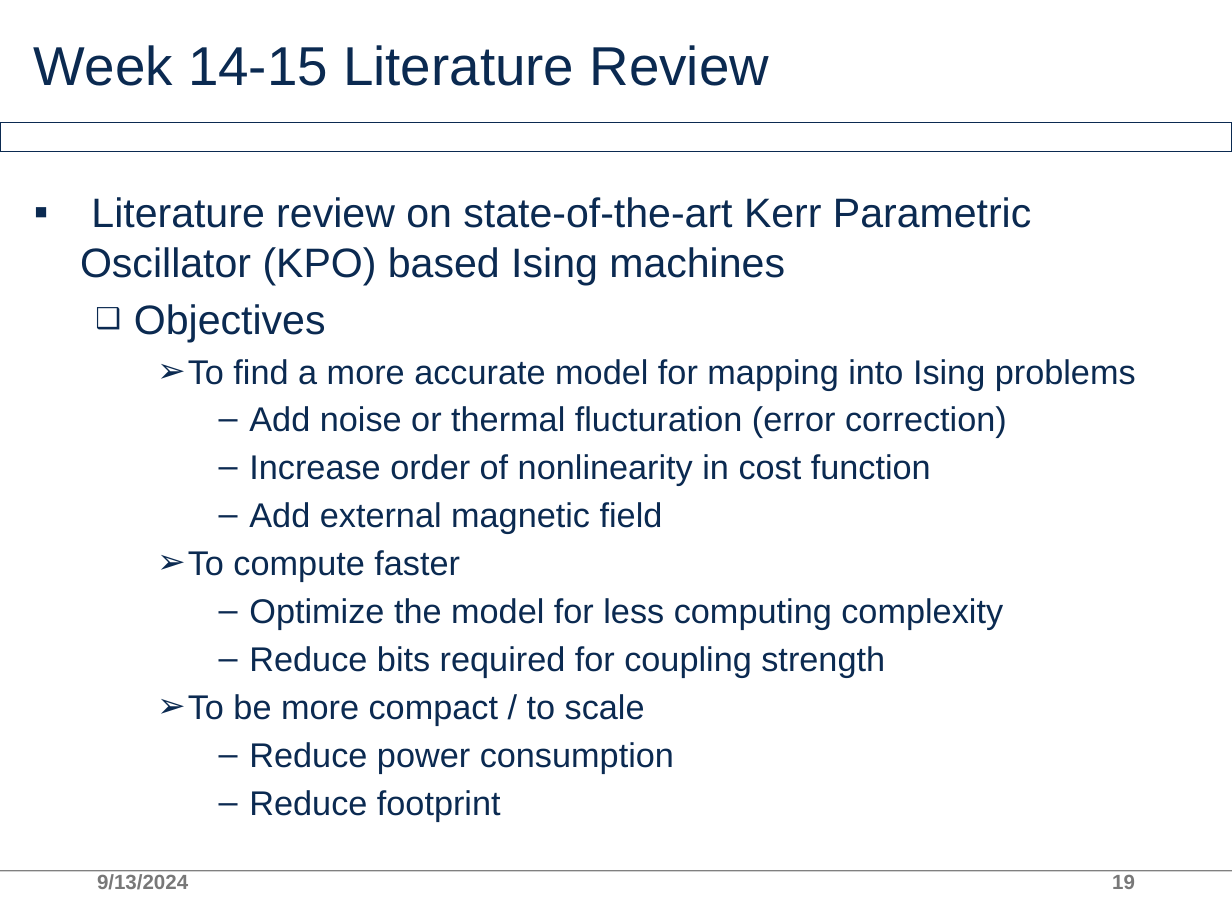
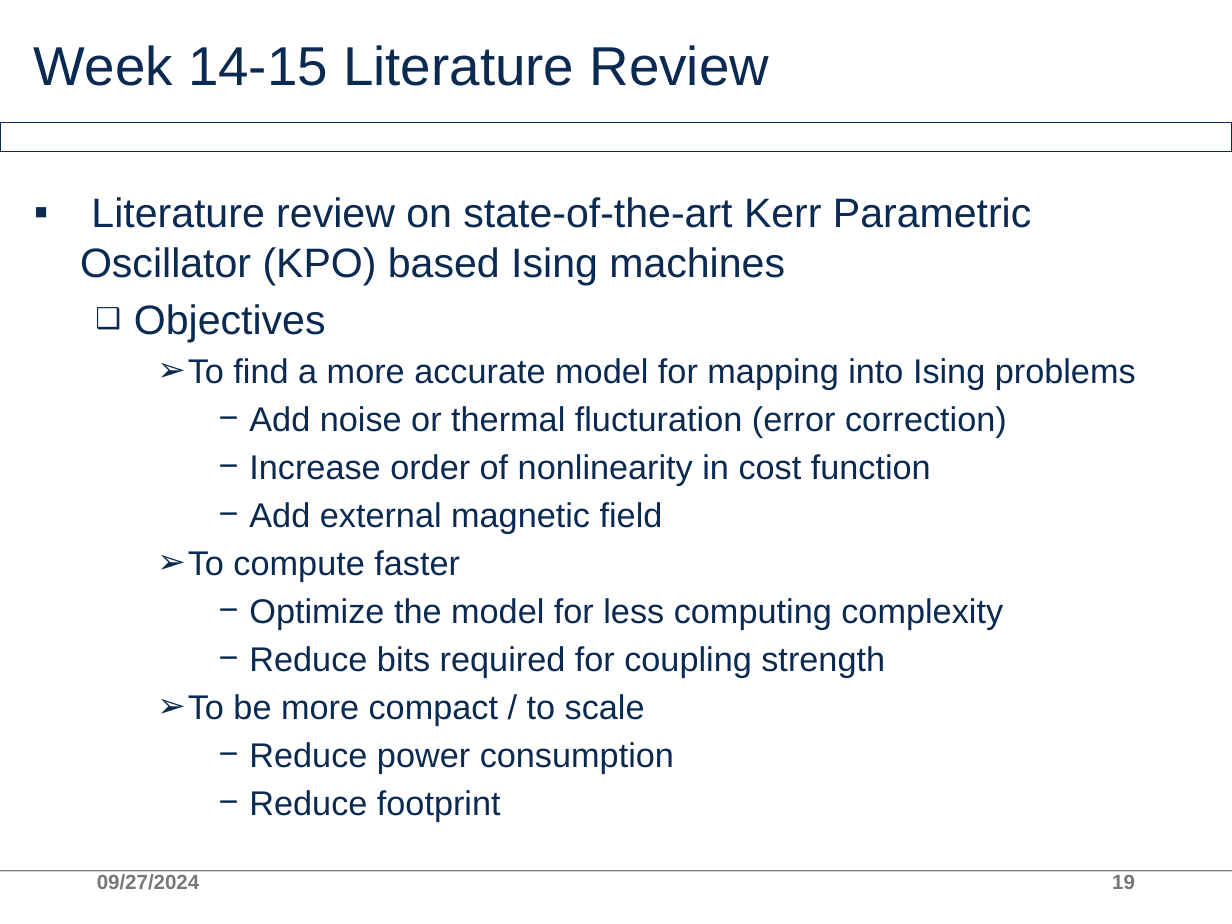
Before and after one commit to AllInCoffee/WHK_workplace, a slide deck: slide 19 of progress.pptx. Drawn at 1232x924 pixels with LibreOffice and Linux fonts; fonts in the diff are those of the drawing; background and template pictures are left out. Boxes give left, top, right and bottom in pixels: in the first picture for what was removed or moved away, otherwise in the second. Text is boxed around its words. In the diff, an @@ line names an element or a change of style, - is before the commit and + after.

Commit message:
Add files via upload
Updates for Week 17

```diff
--- a/progress.pptx
+++ b/progress.pptx
@@ text "Literature review on state-of-the-art Kerr ..." at (x1=80, y1=197, x2=1136, y2=821): bullet – to − @@
@@ text at (x1=97, y1=874, x2=200, y2=890): text changed; text colour #797979 to #787878; bold on @@
-9/13/2024
+09/27/2024
```
Also in this commit, not shown: 27 other slides changed, 7 slides added, 1 slide removed.
